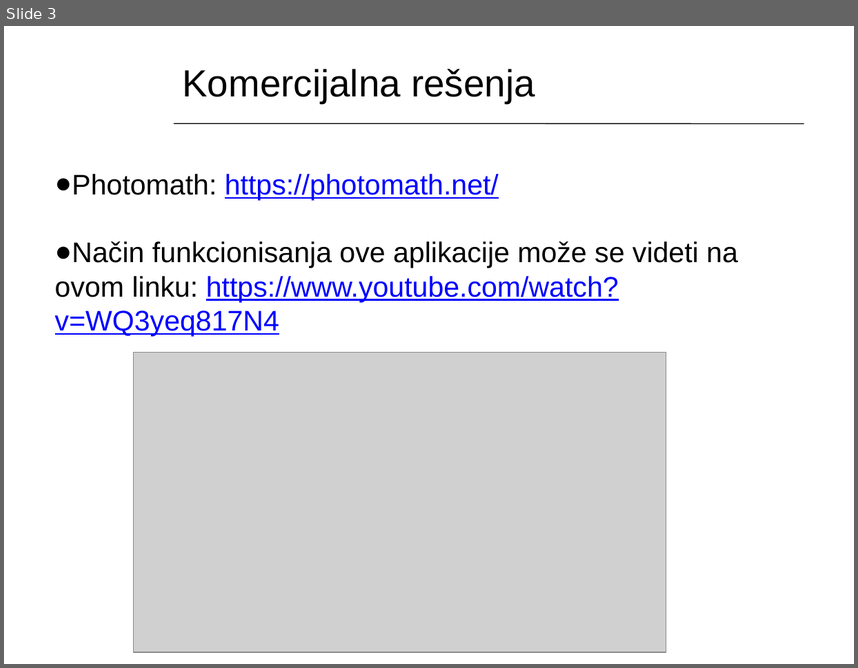
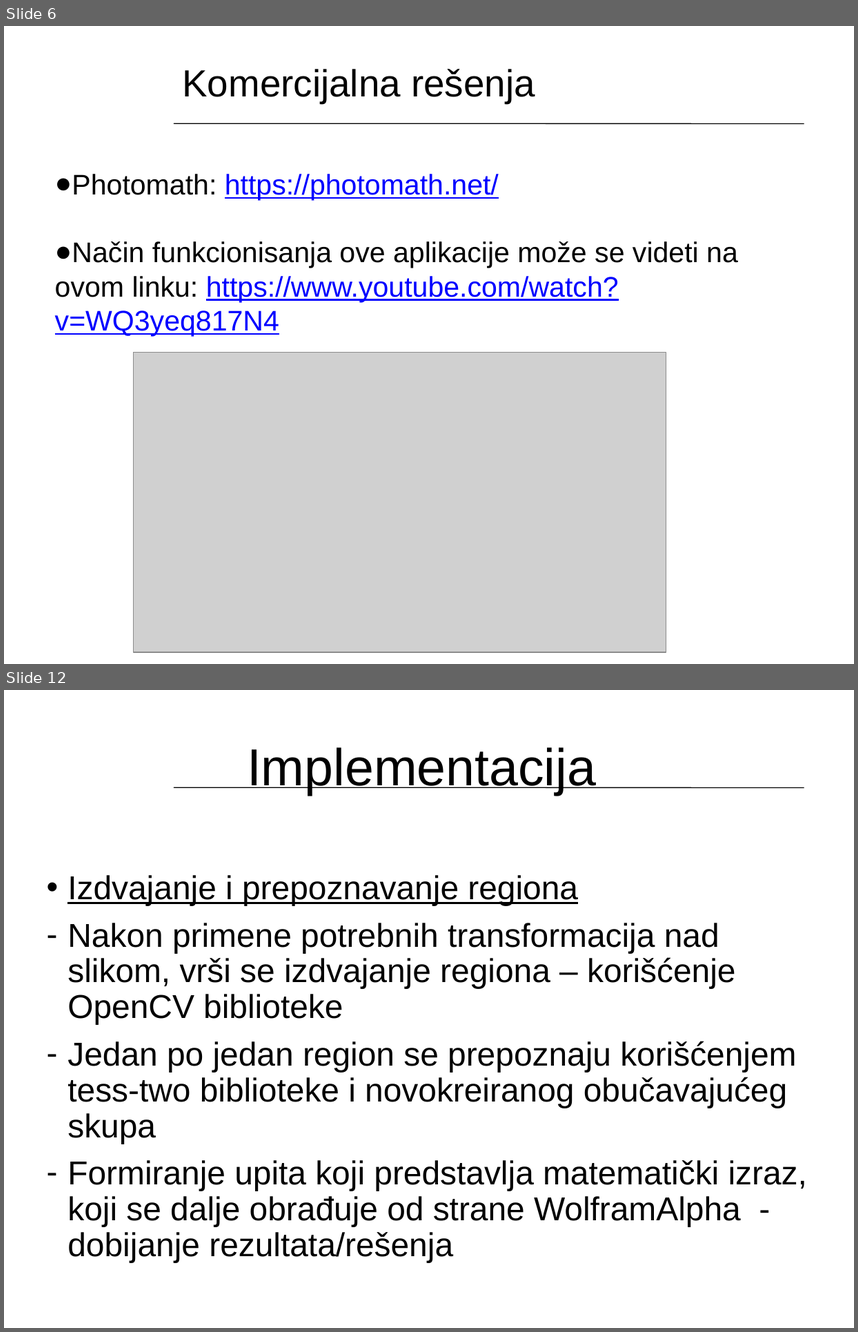
Before and after one commit to nenadrad/softProjekat, a slide deck: softProjekat.pptx. Shown one above the other, each under a label of ours: slide 3 before the commit, slides 6 and 12 after it; the slides between them are not shown. The pictures are 858x668 and 858x1332 pixels, drawn with LibreOffice and Linux fonts; fonts in the diff are those of the drawing; grey boxes stand for pictures; background and template pictures are left out. Boxes give left, top, right and bottom in pixels: in the first picture for what was removed or moved away, otherwise in the second. Text is boxed around its words. In the diff, an @@ line names an element or a change of style, - is before the commit and + after.

```diff
--- a/softProjekat.pptx
+++ b/softProjekat.pptx
@@ slide 12 added at [4, 690, 854, 1328], background picture (left out); not listed: 1 template element that a slide beside it also shows @@
@@ title added at [247, 747, 596, 795], 44 pt, text #000000 @@
+Implementacija
@@ subtitle added at [67, 875, 807, 1262], 28 pt, text #000000 @@
+• Izdvajanje i prepoznavanje regiona
+– Nakon primene potrebnih transformacija nad slikom, vrši se izdvajanje regiona – korišćenje OpenCV biblioteke
+– Jedan po jedan region se prepoznaju korišćenjem tess-two biblioteke i novokreiranog obučavajućeg skupa
+– Formiranje upita koji predstavlja matematički izraz, koji se dalje obrađuje od strane WolframAlpha - dobijanje rezultata/rešenja
@@ what was slide 3 is now slide 6 @@
```
Also in this commit, not shown: 4 slides changed, 7 other slides added.
